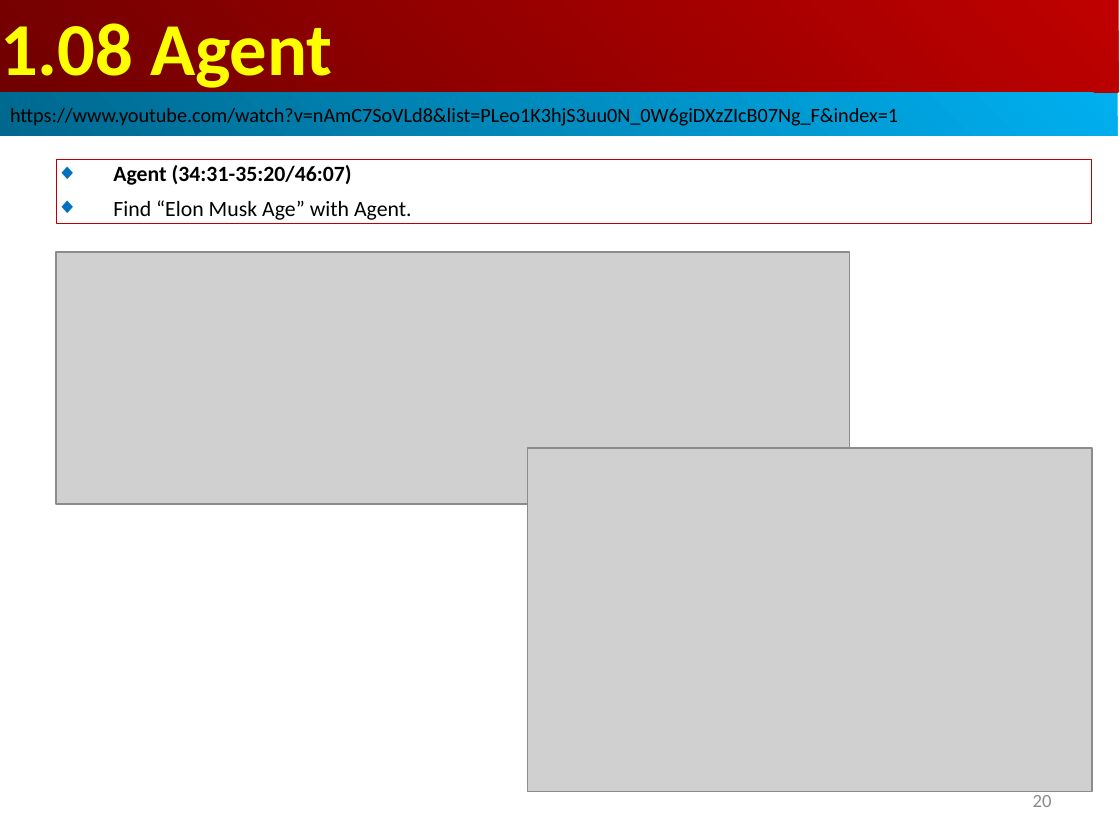
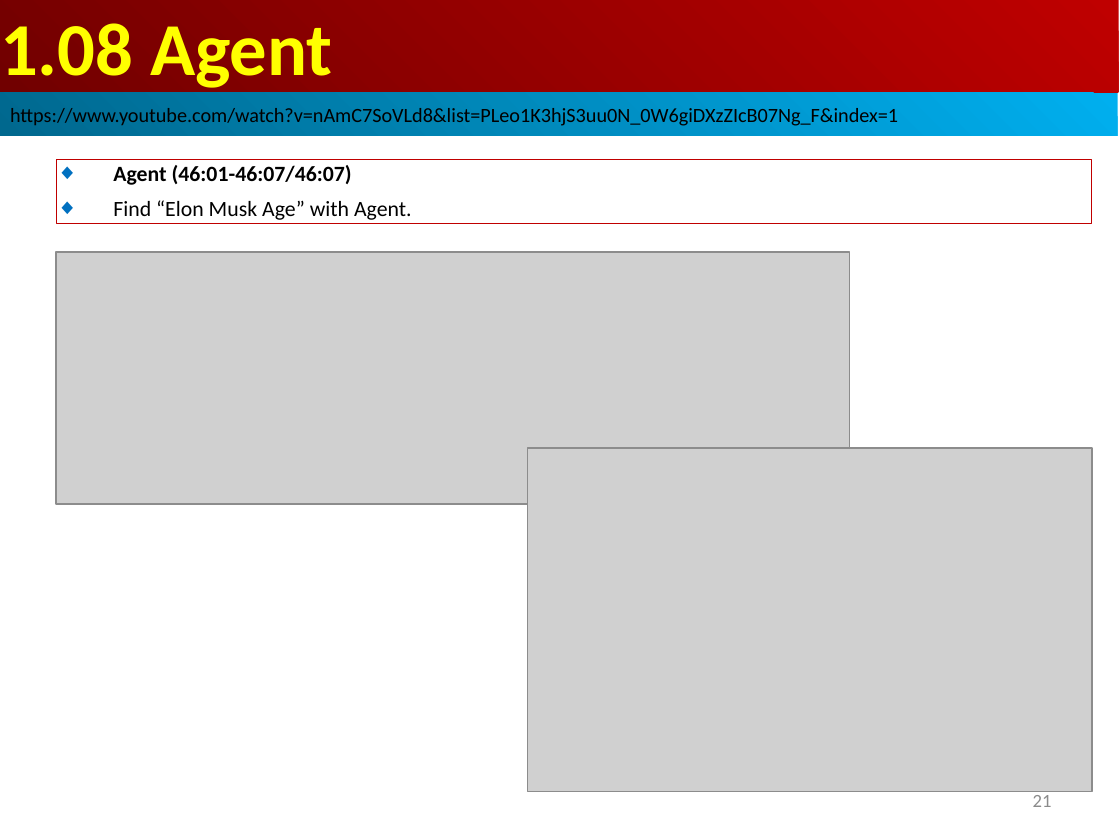
Before and after one commit to peterhchen/AIU_CS515_LLM, a slide deck: slide 21 of 810_LangChain_CB/001.08_Agent/001_Video/001.08_Agent.ppt (slide 20 before the commit). Drawn at 1120x840 pixels with LibreOffice and Linux fonts; fonts in the diff are those of the drawing; grey boxes stand for pictures. Boxes give left, top, right and bottom in pixels: in the first picture for what was removed or moved away, otherwise in the second. Text is boxed around its words. In the diff, an @@ line names an element or a change of style, - is before the commit and + after.

```diff
--- a/810_LangChain_CB/001.08_Agent/001_Video/001.08_Agent.ppt
+++ b/810_LangChain_CB/001.08_Agent/001_Video/001.08_Agent.ppt
@@ text in rectangle at [113,165,352,185]: text changed @@
-◆ Agent (34:31-35:20/46:07)
+◆ Agent (46:01-46:07/46:07)
@@ page number at [1033,795,1052,807]: text changed @@
-20
+21
```
Also in this commit, not shown: 1 other slide changed, 1 slide added.
